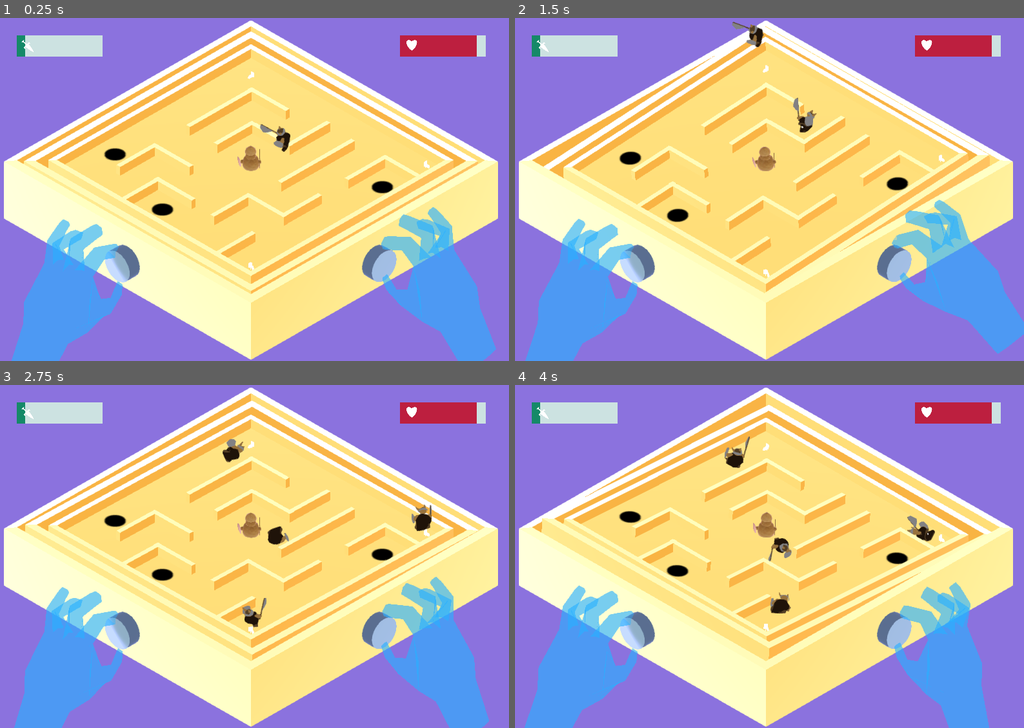
Above: before the commit, frames 1-4 (two rows, left to right).
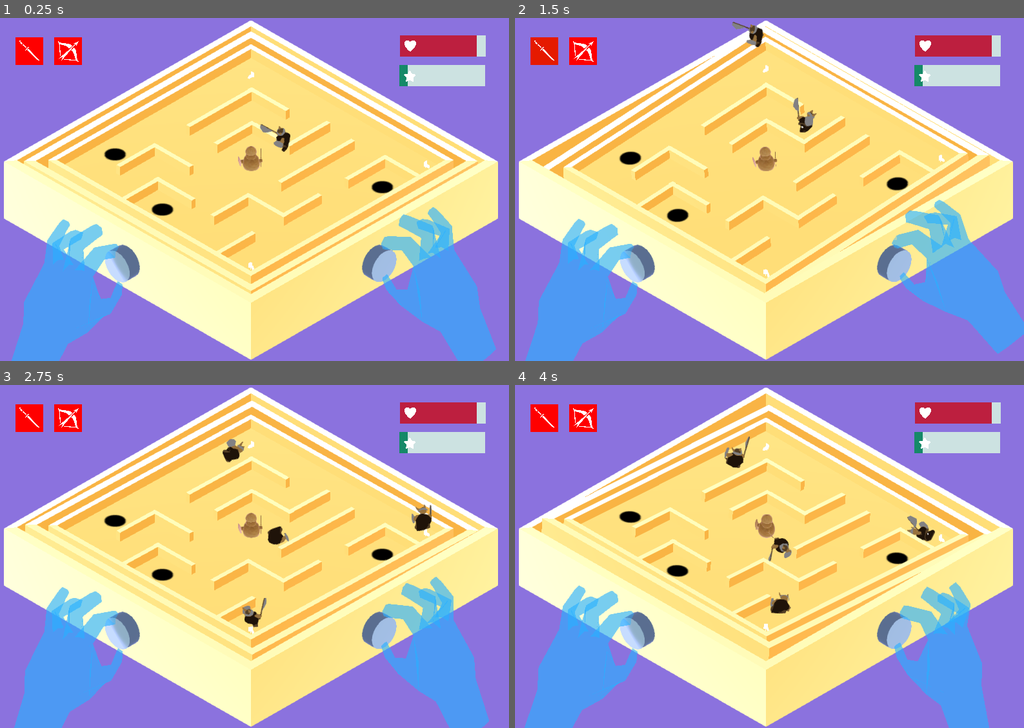
Above: after the commit, the same moments.

Repository: dannytaylor/ld49
Game: Godot game, scene res://levels/test_danny.tscn
Two runs of this game, one before a commit and one after it. Both use one fixed random seed, a clock stepped at 60 frames per second and the inputs below.
Inputs (mouse positions are in pixels of both pictures, inside the frame that each line leads up to):
- Up to frame 1 (0.25 s): no input
- Up to frame 2 (1.5 s): move the mouse to (794, 189) at 0.52 s; click (794, 189) at 0.67 s; move the mouse to (738, 189) at 1.27 s; click (738, 189) at 1.42 s
- Up to frame 3 (2.75 s): move the mouse to (264, 549) at 2.02 s; click (264, 549) at 2.17 s
- Up to frame 4 (4 s): move the mouse to (759, 563) at 2.77 s; click (759, 563) at 2.92 s; move the mouse to (805, 559) at 3.52 s; click (805, 559) at 3.67 s

The runs differ from the first frame. In frame 1, 2.4% of the frame differs, in the area x 3-96%, y 5-45%; in frame 2, 2.4%; in frame 3, 2.4%; in frame 4, 2.5%.
Error before the commit: Invalid get index 'time_left' (on base: 'null instance'). (res://levels/Hero.gd:20)

Commit message:
merge fixes and tweaks

Diff:
--- a/project/levels/Hero.gd
+++ b/project/levels/Hero.gd
@@ -76,6 +76,8 @@
 	print("Attacking enemy: " + closest_enemy.to_string())
 	var slashscn = load("res://objects/attacks/slash.tscn")
 	var slash = slashscn.instance()
+	$HeroMesh/AnimationPlayer.stop()
+	$HeroMesh/AnimationPlayer.play("attack",-1,2)
 	self.get_parent().add_child(slash)
 	slash.global_transform.origin = self.global_transform.origin
 	slash.look_at(closest_enemy.global_transform.origin, Vector3(0, 1, 0))
@@ -90,6 +92,7 @@
 	var spin = spinscn.instance()
 	spin.global_transform.origin = self.global_transform.origin
 	self.get_parent().add_child(spin)
+	$HeroMesh/AnimationPlayer.play("spin",-1,2)
 
 func _attack_enemy_with_bow():
 	var enemies = _get_ranged_enemies()
--- a/project/levels/test.tscn
+++ b/project/levels/test.tscn
@@ -474,7 +474,6 @@
 
 [node name="Enemy2" parent="." instance=ExtResource( 4 )]
 transform = Transform( 1, 0, 0, 0, 1, 0, 0, 0, 1, -0.716577, 0.633058, -1.38698 )
-attack_range = 3.0
 
 [connection signal="timeout" from="Hero/AttackChargeTimer" to="Hero" method="_on_AttackChargeTimer_timeout"]
 [connection signal="timeout" from="Hero/BowChargeTimer" to="Hero" method="_on_BowChargeTimer_timeout"]
--- a/project/levels/test_danny.tscn
+++ b/project/levels/test_danny.tscn
@@ -10,17 +10,22 @@
 [ext_resource path="res://assets/meshes/player_mesh.tscn" type="PackedScene" id=8]
 [ext_resource path="res://assets/meshes/box_middle.glb" type="PackedScene" id=9]
 [ext_resource path="res://objects/Enemy/Enemy.tscn" type="PackedScene" id=10]
-[ext_resource path="res://assets/images/sword.png" type="Texture" id=11]
-[ext_resource path="res://assets/images/heart.png" type="Texture" id=12]
+[ext_resource path="res://assets/images/round-star.png" type="Texture" id=11]
+[ext_resource path="res://assets/images/hearts.png" type="Texture" id=12]
 [ext_resource path="res://assets/audio/Alex_McCulloch-pop_1248.mp3" type="AudioStream" id=13]
 [ext_resource path="res://assets/meshes/box_outer.gd" type="Script" id=14]
 [ext_resource path="res://assets/meshes/barrier.tscn" type="PackedScene" id=15]
 [ext_resource path="res://objects/Board/Hole.tscn" type="PackedScene" id=16]
+[ext_resource path="res://assets/images/high-shot.png" type="Texture" id=17]
+[ext_resource path="res://assets/images/two-handed-sword.png" type="Texture" id=18]
 
 [sub_resource type="BoxShape" id=1]
 extents = Vector3( 3, 3, 2 )
 
-[sub_resource type="Environment" id=2]
+[sub_resource type="BoxShape" id=2]
+extents = Vector3( 15, 15, 2 )
+
+[sub_resource type="Environment" id=3]
 background_mode = 1
 background_color = Color( 0.545098, 0.447059, 0.870588, 1 )
 ambient_light_color = Color( 1, 1, 1, 1 )
@@ -78,13 +83,88 @@
 transform = Transform( 1, 0, 0, 0, 1, 1.77636e-14, 0, -1.77636e-14, 1, 0, -6.57756e-08, -1.50477 )
 
 [node name="c" type="CollisionShape" parent="Board/Hero/AttackZone"]
-transform = Transform( 2.5, 0, 0, 0, 2.5, -1.77636e-14, 0, 2.84217e-14, 1, 0, -3.62271e-08, -0.828791 )
+transform = Transform( 3, 0, 0, 0, 3, -1.13687e-14, 0, 3.4106e-14, 1, 0, -3.62271e-08, -0.828791 )
 shape = SubResource( 1 )
 
 [node name="AttackChargeTimer" type="Timer" parent="Board/Hero"]
 wait_time = 0.66
 one_shot = true
 
+[node name="SwordCharge" type="Label" parent="Board/Hero"]
+margin_left = 49.6382
+margin_top = 27.1794
+margin_right = 150.638
+margin_bottom = 41.1794
+__meta__ = {
+"_edit_use_anchors_": false
+}
+
+[node name="ColorRect" type="ColorRect" parent="Board/Hero/SwordCharge"]
+margin_left = 3.08553
+margin_top = 17.5408
+margin_right = 67.0855
+margin_bottom = 81.5408
+rect_pivot_offset = Vector2( -10.1084, 22.4592 )
+color = Color( 0.92549, 0.380392, 0.290196, 1 )
+__meta__ = {
+"_edit_use_anchors_": false
+}
+
+[node name="TextureRect" type="TextureRect" parent="Board/Hero/SwordCharge"]
+margin_left = 9.18402
+margin_top = 23.9278
+margin_right = 521.184
+margin_bottom = 535.928
+rect_scale = Vector2( 0.1, 0.1 )
+texture = ExtResource( 18 )
+__meta__ = {
+"_edit_use_anchors_": false
+}
+
+[node name="BowCharge" type="Label" parent="Board/Hero"]
+margin_left = 140.728
+margin_top = 27.35
+margin_right = 240.728
+margin_bottom = 118.35
+text = "	"
+__meta__ = {
+"_edit_use_anchors_": false
+}
+
+[node name="ColorRect" type="ColorRect" parent="Board/Hero/BowCharge"]
+margin_left = 2.37842
+margin_top = 17.5408
+margin_right = 66.3784
+margin_bottom = 81.5408
+rect_pivot_offset = Vector2( -10.1084, 22.4592 )
+color = Color( 0.92549, 0.380392, 0.290196, 1 )
+__meta__ = {
+"_edit_use_anchors_": false
+}
+
+[node name="BowRect" type="TextureRect" parent="Board/Hero/BowCharge"]
+margin_left = 9.35754
+margin_top = 24.704
+margin_right = 521.358
+margin_bottom = 536.704
+rect_scale = Vector2( 0.1, 0.1 )
+texture = ExtResource( 17 )
+__meta__ = {
+"_edit_use_anchors_": false
+}
+
+[node name="ArrowZone" type="Area" parent="Board/Hero"]
+collision_layer = 128
+collision_mask = 128
+
+[node name="c" type="CollisionShape" parent="Board/Hero/ArrowZone"]
+transform = Transform( 1, 0, 0, 0, 1, 3.55271e-15, 0, -3.55271e-15, 1, 0, 0, 0 )
+shape = SubResource( 2 )
+
+[node name="BowChargeTimer" type="Timer" parent="Board/Hero"]
+wait_time = 0.33
+one_shot = true
+
 [node name="walls" type="Spatial" parent="Board"]
 transform = Transform( 1, 0, 0, 0, 1, 0, 0, 0, 1, 0, -0.0126003, 0 )
 
@@ -145,7 +225,7 @@
 [node name="holes" type="Spatial" parent="Board"]
 transform = Transform( 1, 0, 0, 0, 1, 0, 0, 0, 1, 0, -0.395596, 0 )
 
-[node name="hole" parent="Board/holes" instance=ExtResource( 16 )]
+[node name="hole1" parent="Board/holes" instance=ExtResource( 16 )]
 transform = Transform( 0.33, 0, 0, 0, 0.33, 0, 0, 0, 0.33, 4.32155, 0.320212, -2.58934 )
 
 [node name="hole2" parent="Board/holes" instance=ExtResource( 16 )]
@@ -202,13 +282,13 @@
 }
 
 [node name="XPBar" type="ProgressBar" parent="UI"]
-margin_left = 55.4999
-margin_top = 40.0
-margin_right = 455.5
-margin_bottom = 140.0
+margin_left = 944.63
+margin_top = 108.903
+margin_right = 1344.63
+margin_bottom = 208.903
 rect_scale = Vector2( 0.5, 0.5 )
-custom_styles/fg = SubResource( 5 )
-custom_styles/bg = SubResource( 4 )
+custom_styles/fg = SubResource( 6 )
+custom_styles/bg = SubResource( 5 )
 max_value = 10.0
 step = 1.0
 value = 1.0
@@ -220,22 +300,22 @@
 [node name="TexSword" type="TextureRect" parent="UI"]
 anchor_top = -0.00210224
 anchor_bottom = -0.00210224
-margin_left = 64.8687
-margin_top = 51.2726
-margin_right = 192.869
-margin_bottom = 179.273
-rect_scale = Vector2( 0.261754, 0.261754 )
+margin_left = 953.998
+margin_top = 122.063
+margin_right = 1082.0
+margin_bottom = 250.064
+rect_scale = Vector2( 0.06, 0.06 )
 texture = ExtResource( 11 )
 __meta__ = {
 "_edit_use_anchors_": false
 }
 
 [node name="TexHeart" type="TextureRect" parent="UI"]
-margin_left = 955.961
-margin_top = 47.7024
-margin_right = 1083.96
-margin_bottom = 175.702
-rect_scale = Vector2( 0.273255, 0.248323 )
+margin_left = 955.461
+margin_top = 50.2024
+margin_right = 1467.46
+margin_bottom = 562.202
+rect_scale = Vector2( 0.06, 0.06 )
 texture = ExtResource( 12 )
 __meta__ = {
 "_edit_use_anchors_": false
@@ -248,4 +328,5 @@
 
 [connection signal="timeout" from="Board/Hero/AttackChargeTimer" to="Board/Hero" method="_on_AttackChargeTimer_timeout"]
 
+[editable path="Board/Hero/HeroMesh"]
 [editable path="box_outer"]
--- a/project/objects/attacks/slash.tscn
+++ b/project/objects/attacks/slash.tscn
@@ -3,9 +3,10 @@
 [ext_resource path="res://objects/attacks/slash.gd" type="Script" id=1]
 
 [sub_resource type="PrismMesh" id=1]
+size = Vector3( 2, 3, 2 )
 
 [sub_resource type="SpatialMaterial" id=2]
-albedo_color = Color( 0, 0, 0, 1 )
+albedo_color = Color( 0.92549, 0.380392, 0.290196, 1 )
 
 [sub_resource type="ParticlesMaterial" id=3]
 lifetime_randomness = 0.5
@@ -24,7 +25,7 @@
 script = ExtResource( 1 )
 
 [node name="MeshInstance" type="MeshInstance" parent="."]
-transform = Transform( 0.2, 0, 0, 0, -8.74228e-09, -0.05, 0, 0.2, -2.18557e-09, 0, 0, 0 )
+transform = Transform( 0.2, 0, 0, 0, -8.74228e-09, -0.05, 0, 0.2, -2.18557e-09, 0, 0, 0.158127 )
 mesh = SubResource( 1 )
 material/0 = SubResource( 2 )
 
--- a/project/objects/attacks/spin.tscn
+++ b/project/objects/attacks/spin.tscn
@@ -3,9 +3,11 @@
 [ext_resource path="res://objects/attacks/spin.gd" type="Script" id=1]
 
 [sub_resource type="CylinderMesh" id=1]
+top_radius = 1.2
+bottom_radius = 1.2
 
 [sub_resource type="SpatialMaterial" id=2]
-albedo_color = Color( 1, 0, 0, 1 )
+albedo_color = Color( 0.92549, 0.380392, 0.290196, 1 )
 
 [node name="Spatial" type="Spatial"]
 script = ExtResource( 1 )
Binary file added: project/assets/images/hearts.png
Not shown, added: project/assets/images/hearts.png.import
Binary file added: project/assets/images/high-shot.png
Not shown, added: project/assets/images/high-shot.png.import
Binary file added: project/assets/images/round-star.png
Not shown, added: project/assets/images/round-star.png.import
Binary file added: project/assets/images/two-handed-sword.png
Not shown, added: project/assets/images/two-handed-sword.png.import
Binary file changed: project/assets/meshes/player.glb
Not shown: 4 places in project/levels/test_danny.tscn that only renumber resources
